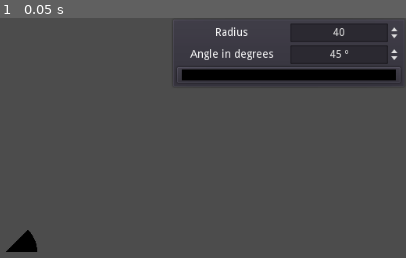
Above: before the commit, frame 1.
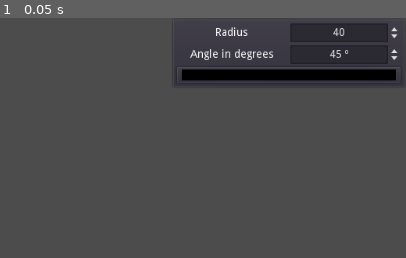
Above: after the commit, the same moment.

Repository: mhco0/TAAL
Game: Godot game, scene res://scenes/machine_circle_calc.tscn
The game is run twice, just before and just after one commit, with the same random seed, the same clock (stepped at 60 frames per second) and the same inputs. This scene is started directly instead of the project's main scene.
Inputs:
- Up to frame 1 (0.05 s): no input

The runs differ from the first frame. In frame 1, 0.4% of the frame differs, in the area x 1-10%, y 88-98%.
Error after the commit: Invalid call. Nonexistent function 'machine_cos' in base 'Nil'. (res://scripts/arc_drawer.gd:40)

Commit message:
trying to find bug on sin and cos

Diff:
--- a/scripts/arc_drawer.gd
+++ b/scripts/arc_drawer.gd
@@ -3,7 +3,7 @@
 var angle_to: float = 45 # The angle for the circunference based on the x axis
 var radius: float = 40 # The radius for the circunference
 var color: Color = Color(0.0, 0.0, 0.0) # The color for the circunference
-var nb_points: int = 32 # The number of points used on the circunference
+var nb_points: int = 10 # The number of points used on the circunference
 
 ##
 # @brief Drawing function. Made the draw of the circle
@@ -28,13 +28,24 @@
 # @param color The color to draw the arc
 ##
 func draw_circle_arc(center: Vector2, radius: float, angle_from: float, angle_to: float, color: Color):
+	var machine: Machine = ProgramParameters.machine
 	var points_arc: PoolVector2Array = PoolVector2Array()
 	points_arc.push_back(center)
 	var colors = PoolColorArray([color])
 
 	for i in range(nb_points + 1):
+		print("Printing point: ", i)
 		var angle_point = deg2rad(angle_from + i * (angle_to - angle_from) / nb_points)
-		points_arc.push_back(center + Vector2(cos(angle_point), sin(angle_point)) * radius)
+		print("rad: ", angle_point)
+		var machine_cos = machine.machine_cos(angle_point)
+		var machine_sin = machine.machine_sin(angle_point)
+		machine_cos.print()
+		machine_sin.print()
+		var angle_cos: float = machine.to_float(machine_cos)
+		var angle_sin: float = machine.to_float(machine_sin)
+		print("machine cos: ", angle_cos)
+		print("machine sin: ", angle_sin)
+		points_arc.push_back(center + Vector2(angle_cos, angle_sin) * radius)
 
 	draw_polygon(points_arc, colors)
 
--- a/scripts/machine.gd
+++ b/scripts/machine.gd
@@ -68,12 +68,28 @@
 
 	return MachineNumber.new(_base, mantissa_str, exponent, signa)
 
+func to_float(n1: MachineNumber) -> float:
+	var res: float = 0
+	var mexp: int = n1._exp
+
+	for i in range(len(n1._mantisse)):
+		res += int(n1._mantisse[i]) * pow(n1._base, mexp - 1)
+		mexp -= 1
+
+	if n1._sign:
+		res = -res
+
+	return res
+
 func add(n1: MachineNumber, n2: MachineNumber) -> MachineNumber:
+	print("start add")
 	n1 = MachineNumber.new(n1._base, PoolByteArray(n1._mantisse), n1._exp, n1._sign)
 	n2 = MachineNumber.new(n2._base, PoolByteArray(n2._mantisse), n2._exp, n2._sign)
 	if n1.is_zero():
+		print("goes zero")
 		return n2
 	if n2.is_zero():
+		print("goes zero")
 		return n1
 	if (n1._sign != n2._sign):
 		n2 = MachineNumber.new(n2._base, PoolByteArray(n2._mantisse), n2._exp, !n2._sign)
@@ -96,6 +112,7 @@
 		n2.shift(1)
 		n2._mantisse[0] = carry_out
 	n2.normalize()
+	print("end add")
 	return n2
 
 func compare_mantisses(a: PoolByteArray, b: PoolByteArray) -> int:
@@ -118,6 +135,7 @@
 	return compare_mantisses(a._mantisse, b._mantisse)
 
 func sub(n1: MachineNumber, n2: MachineNumber) -> MachineNumber:
+	print("start sub")
 	n1 = MachineNumber.new(n1._base, PoolByteArray(n1._mantisse), n1._exp, n1._sign)
 	n2 = MachineNumber.new(n2._base, PoolByteArray(n2._mantisse), n2._exp, !n2._sign)
 	if n1.is_zero():
@@ -151,6 +169,7 @@
 			borrow = 0
 		n1._mantisse[x] = diff
 	n1.normalize()
+	print("end sub")
 	return n1
 
 func mult(n1: MachineNumber, n2: MachineNumber) -> MachineNumber:
@@ -161,6 +180,7 @@
 
 	n3.shift(_mantisse_len)
 
+	print("n1 exp: ", n1._exp)
 	for i in range(n1._exp - 1, -1, -1):
 			var n4: MachineNumber = MachineNumber.new(n2._base, PoolByteArray(n2._mantisse), \
 												0, false)
@@ -178,7 +198,7 @@
 	return n3
 
 func div(n1: MachineNumber, n2: MachineNumber) -> MachineNumber:
-	var signal = int(n1._sign) ^ int(n2._sign)
+	var signa = int(n1._sign) ^ int(n2._sign)
 	n1 = MachineNumber.new(n1._base, PoolByteArray(n1._mantisse), n1._exp, 0)
 	n2 = MachineNumber.new(n2._base, PoolByteArray(n2._mantisse), n2._exp, 0)
 	assert(!n2.is_zero(), "ERROR: You must give a non zero value.");
@@ -203,21 +223,35 @@
 		n1 = sub(n1, cur)
 		n1._exp += 1
 
-	return MachineNumber.new(_mantisse_len, _mantisse, _exp, signal)
+	return MachineNumber.new(_mantisse_len, _mantisse, _exp, signa)
 
 func machine_sin(n1: float) -> MachineNumber:
 	var tpot = represent(n1)
 	var tsqr = mult(tpot, tpot)
 	var fat = represent(1)
 	var sum = represent(0)
-	for i in range(1, 20):
+	for i in range(1, 6):
+		print(i, ": ")
+		if (i-1)%2 == 0:
+			sum = add(sum, div(tpot, fat))
+		else:
+			sum = sub(sum, div(tpot, fat))
+		tpot = mult(tpot, tsqr)
+		tpot.print()
+		fat = mult(fat, mult(represent(2*i), represent(2*i+1)))
+		fat.print()
+	return sum
+
+func machine_cos(n1: float) -> MachineNumber:
+	var tpot = represent(n1)
+	var tsqr = mult(tpot, tpot)
+	var fat = represent(2)
+	var sum = represent(1)
+	for i in range(1, 6):
 		if i%2 == 0:
 			sum = add(sum, div(tpot, fat))
 		else:
 			sum = sub(sum, div(tpot, fat))
 		tpot = mult(tpot, tsqr)
-		fat = mult(fat, mult(represent(i+1), represent(i+2)))
+		fat = mult(fat, mult(represent(i+2), represent(i+3)))
 	return sum
-
-func machine_cos(n1: float) -> MachineNumber:
-	return MachineNumber.new(0, [], 0, false)
--- a/scripts/ui/build_machine.gd
+++ b/scripts/ui/build_machine.gd
@@ -26,3 +26,11 @@
 	n2.print()
 	var n3 = machine.mult(n1, n2)
 	n3.print()
+
+	machine.mult(machine.represent(10), machine.represent(0)).print()
+	print(machine.to_float(machine.represent(3.14151617)))
+	#print(machine.to_float(machine.machine_cos(3.141516)))
+	print(machine.to_float(machine.machine_sin(3.141516)))
+
+	#ProgramParameters.set_machine(machine)
+	#get_tree().change_scene("res://scenes/machine_circle_calc.tscn")
